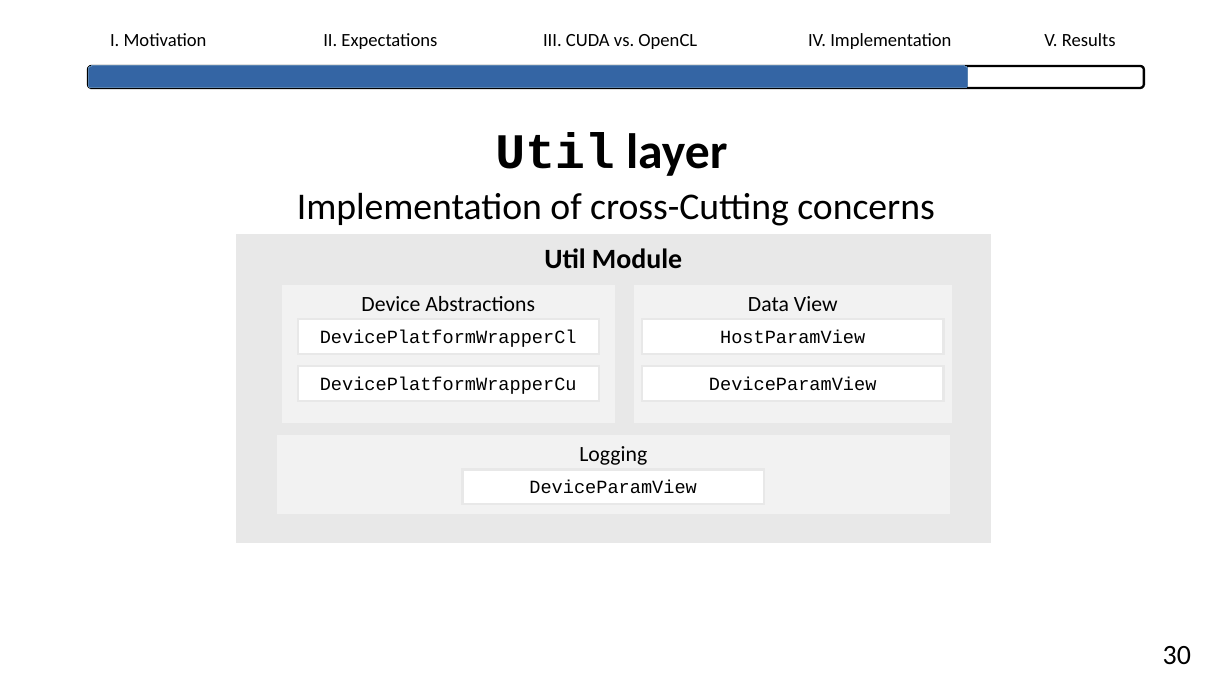
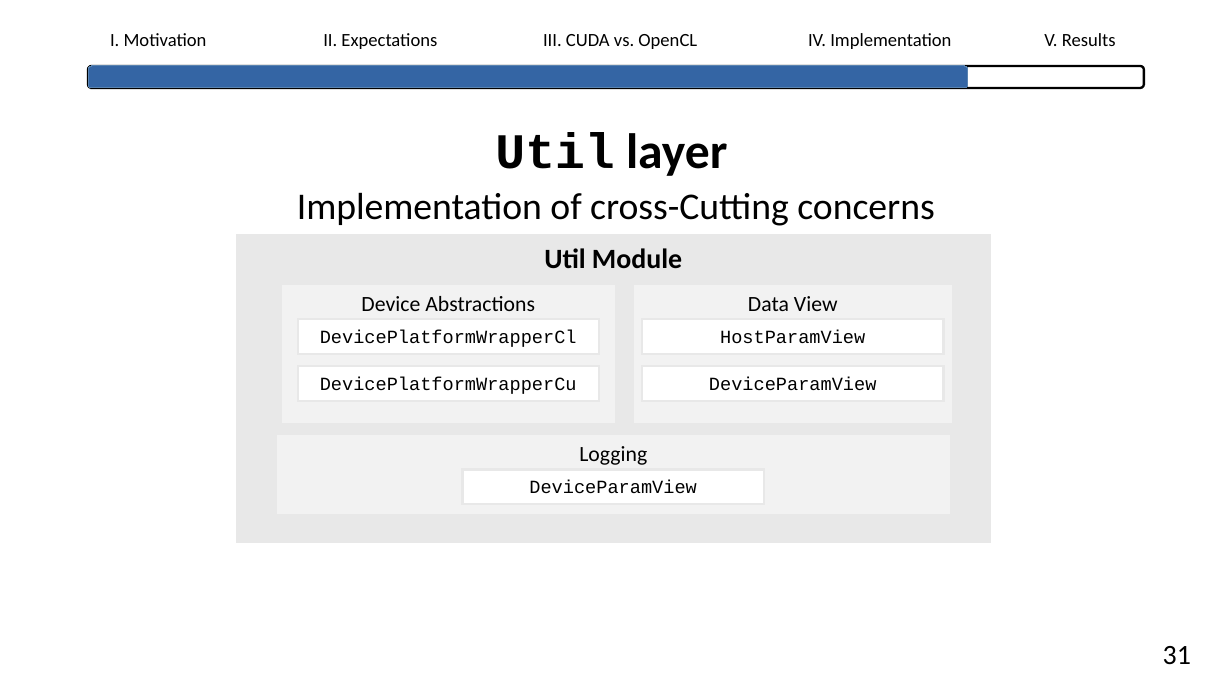
Before and after one commit to lhahner/opti-perf, a slide deck: slide 32 of docs/presentation/final-presentation.odp. Drawn at 1232x693 pixels with LibreOffice and Linux fonts; fonts in the diff are those of the drawing. Boxes give left, top, right and bottom in pixels: in the first picture for what was removed or moved away, otherwise in the second. Text is boxed around its words. In the diff, an @@ line names an element or a change of style, - is before the commit and + after.

```diff
--- a/docs/presentation/final-presentation.odp
+++ b/docs/presentation/final-presentation.odp
@@ text at [1163,646,1191,665]: text changed @@
-30
+31
```
Also in this commit, not shown: 29 other slides changed, 1 other file.
